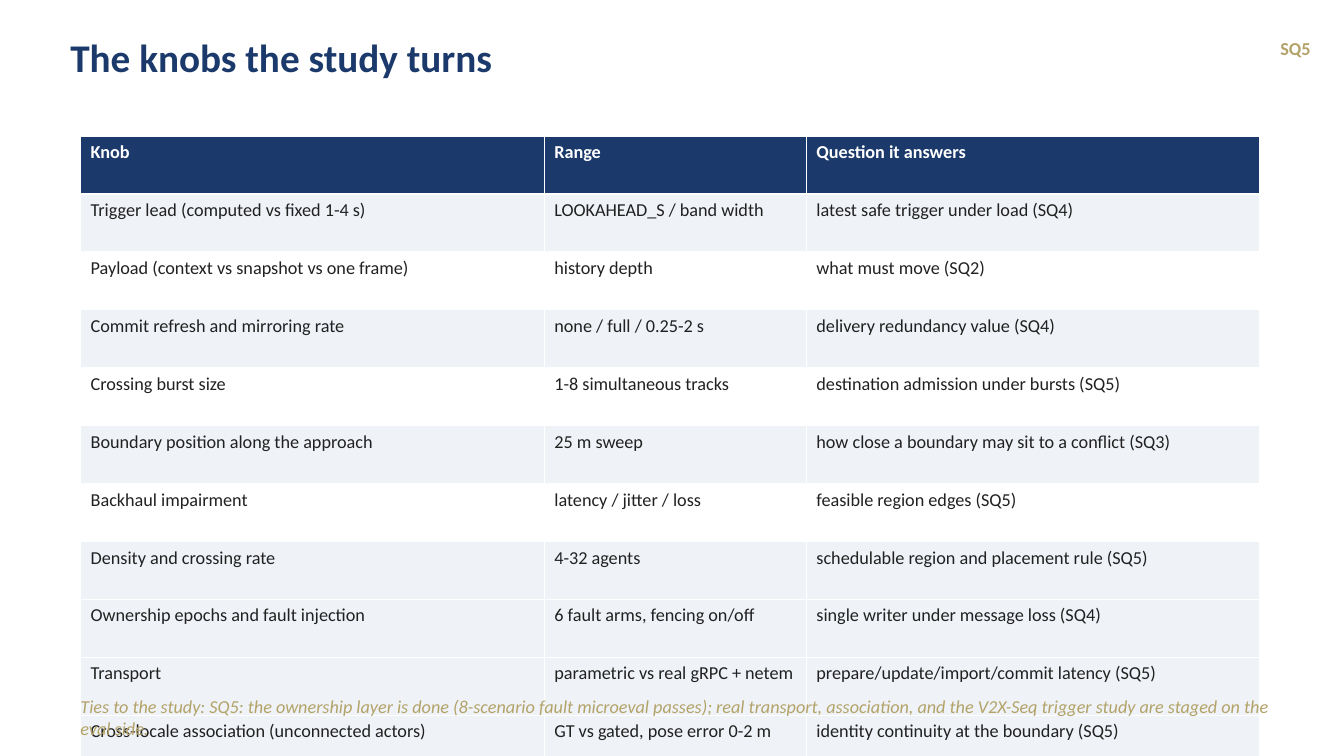
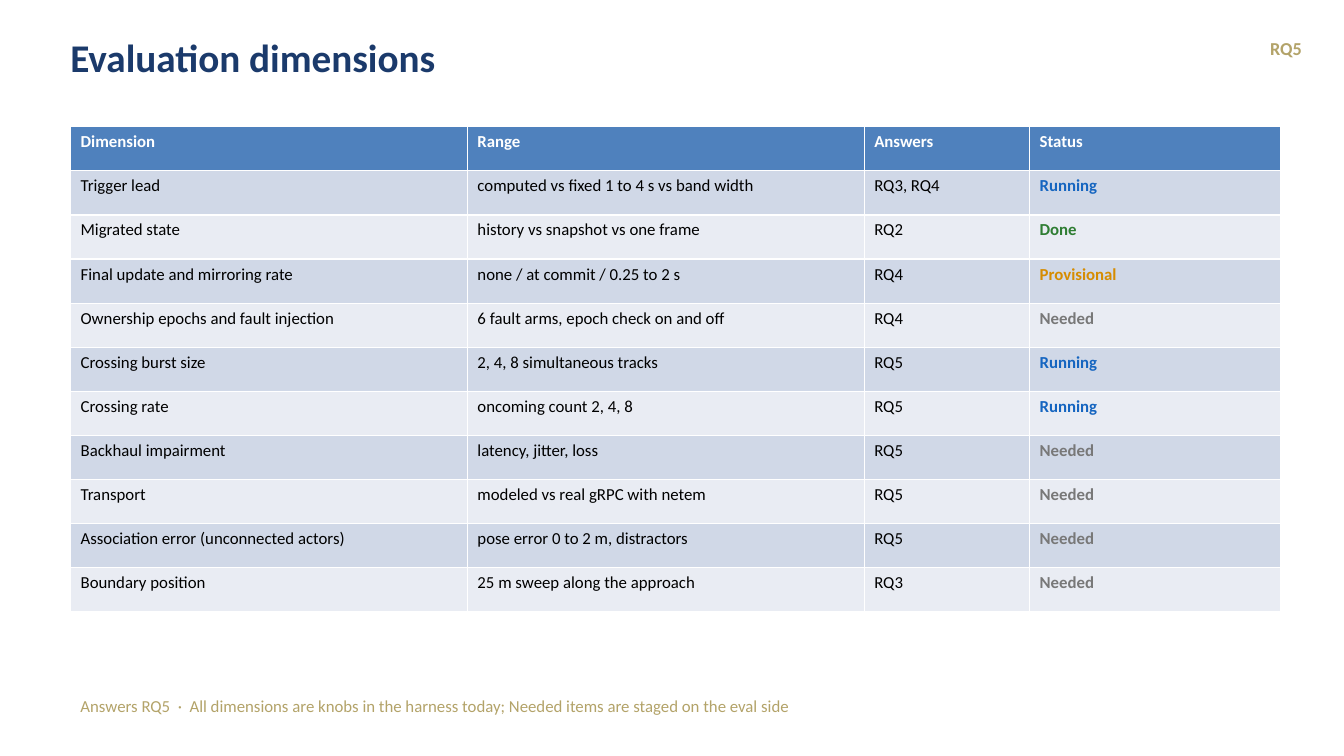
Before and after one commit to tlandle/eCAV, a slide deck: slide 14 of docs/kb/decks/khonsu_story_2026-09-04.pptx (slide 12 before the commit). Drawn at 1344x756 pixels with LibreOffice and Linux fonts; fonts in the diff are those of the drawing. Boxes give left, top, right and bottom in pixels: in the first picture for what was removed or moved away, otherwise in the second. Text is boxed around its words. In the diff, an @@ line names an element or a change of style, - is before the commit and + after.

```diff
--- a/docs/kb/decks/khonsu_story_2026-09-04.pptx
+++ b/docs/kb/decks/khonsu_story_2026-09-04.pptx
@@ text at (70, 44, 435, 73): text changed @@
-The knobs the study turns
+Evaluation dimensions
@@ text added at (1270, 43, 1302, 58), 13 pt, text #B3A369, bold @@
+RQ5
@@ text removed at (1280, 43, 1310, 58) @@
-SQ5
@@ table at (71, 127, 1281, 612) @@
-column 1: Knob | Trigger lead (computed vs fixed 1-4 s) | Payload (context vs snapshot vs one frame) | Commit refresh and mirroring rate | Crossing burst size | Boundary position along the approach | Backhaul impairment | Density and crossing rate | Ownership epochs and fault injection | Transport | Cross-locale association (unconnected actors)
-column 2: Range | LOOKAHEAD_S / band width | history depth | none / full / 0.25-2 s | 1-8 simultaneous tracks | 25 m sweep | latency / jitter / loss | 4-32 agents | 6 fault arms, fencing on/off | parametric vs real gRPC + netem | GT vs gated, pose error 0-2 m
-column 3: Question it answers | latest safe trigger under load (SQ4) | what must move (SQ2) | delivery redundancy value (SQ4) | destination admission under bursts (SQ5) | how close a boundary may sit to a conflict (SQ3) | feasible region edges (SQ5) | schedulable region and placement rule (SQ5) | single writer under message loss (SQ4) | prepare/update/import/commit latency (SQ5) | identity continuity at the boundary (SQ5)
+column 1: Dimension | Trigger lead | Migrated state | Final update and mirroring rate | Ownership epochs and fault injection | Crossing burst size | Crossing rate | Backhaul impairment | Transport | Association error (unconnected actors) | Boundary position
+column 2: Range | computed vs fixed 1 to 4 s vs band width | history vs snapshot vs one frame | none / at commit / 0.25 to 2 s | 6 fault arms, epoch check on and off | 2, 4, 8 simultaneous tracks | oncoming count 2, 4, 8 | latency, jitter, loss | modeled vs real gRPC with netem | pose error 0 to 2 m, distractors | 25 m sweep along the approach
+column 3: Answers | RQ3, RQ4 | RQ2 | RQ4 | RQ4 | RQ5 | RQ5 | RQ5 | RQ5 | RQ5 | RQ3
+column 4: Status | Running | Done | Provisional | Needed | Running | Running | Needed | Needed | Needed | Needed
@@ table: place and size @@
-table at (81, 136, 1260, 744)
+table at (71, 127, 1281, 612)
@@ text at (80, 700, 789, 715): text changed; size 13 to 12 pt; italic off @@
-Ties to the study: SQ5: the ownership layer is done (8-scenario fault microeval passes); real transport, association, and the V2X-Seq trigger study are staged on the eval side.
+Answers RQ5 · All dimensions are knobs in the harness today; Needed items are staged on the eval side
```
Also in this commit, not shown: 5 other slides changed, 10 slides added, 9 slides removed.
